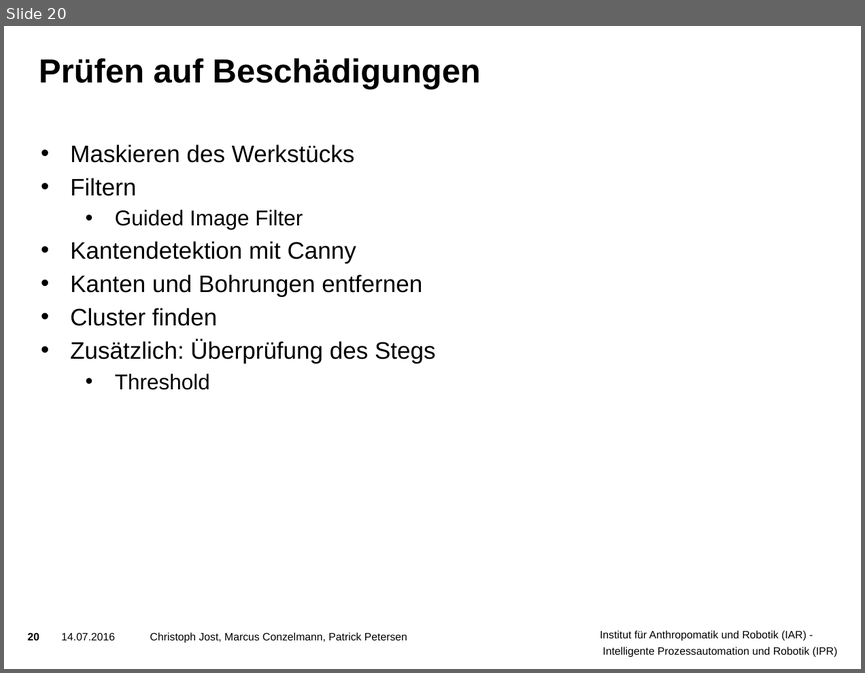
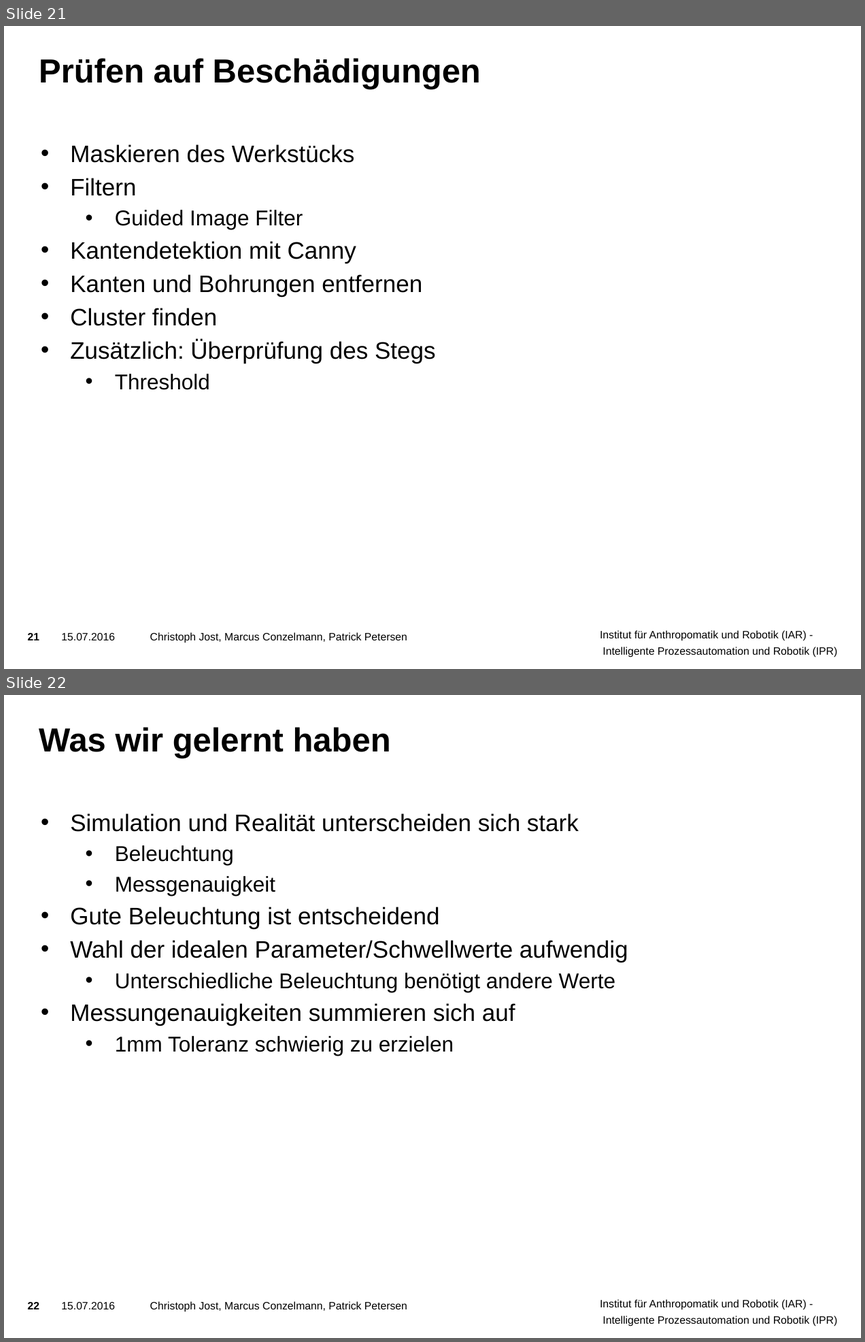
Before and after one commit to ThePrimus/VisualInspection, a slide deck: Praesentation/Vorlage Präsentation.pptx. Shown one above the other, each under a label of ours: slide 20 before the commit, slides 21 and 22 after it. The pictures are 865x673 and 865x1342 pixels, drawn with LibreOffice and Linux fonts; fonts in the diff are those of the drawing; background and template pictures are left out. Boxes give left, top, right and bottom in pixels: in the first picture for what was removed or moved away, otherwise in the second. Text is boxed around its words. In the diff, an @@ line names an element or a change of style, - is before the commit and + after.

```diff
--- a/Praesentation/Vorlage Präsentation.pptx
+++ b/Praesentation/Vorlage Präsentation.pptx
@@ slide 22 added at bbox=[4, 695, 861, 1338], background picture (left out); not listed: 3 template elements that a slide beside it also shows @@
@@ title added at bbox=[39, 727, 391, 758], 28 pt, text #000000, bold @@
+Was wir gelernt haben
@@ text added at bbox=[70, 813, 628, 1055], 20 pt, text #000000 @@
+• Simulation und Realität unterscheiden sich stark
+  • Beleuchtung
+  • Messgenauigkeit
+• Gute Beleuchtung ist entscheidend
+• Wahl der idealen Parameter/Schwellwerte aufwendig
+  • Unterschiedliche Beleuchtung benötigt andere Werte
+• Messungenauigkeiten summieren sich auf
+  • 1mm Toleranz schwierig zu erzielen
@@ what was slide 20 is now slide 21 @@
@@ slide 21 changed as well @@
@@ page number at bbox=[28, 633, 40, 640]: text changed @@
-20
+21
@@ text at bbox=[61, 632, 407, 643]: text changed @@
-14.07.2016 Christoph Jost, Marcus Conzelmann, Patrick Petersen
+15.07.2016 Christoph Jost, Marcus Conzelmann, Patrick Petersen
```
Also in this commit, not shown: 19 other slides changed, 1 other slide added, 1 other file.
